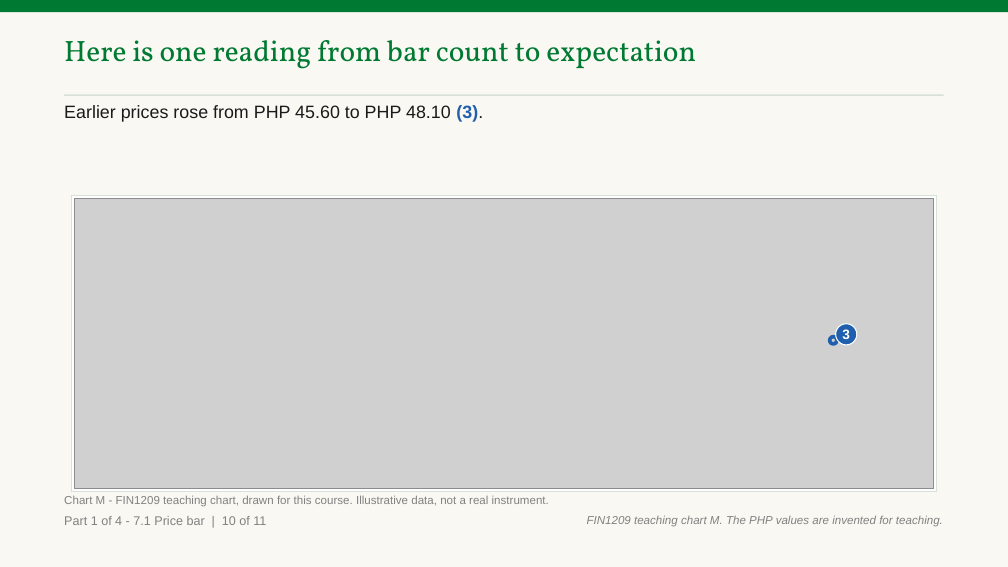
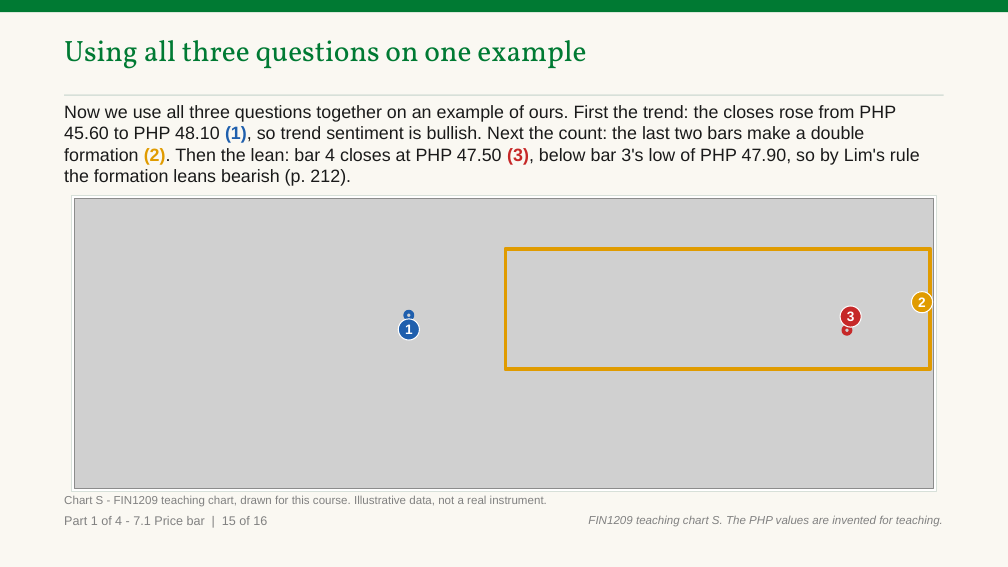
Before and after one commit to benjiesotelo-sudo/Telos_FIN1209, a slide deck: slide 29 of chapter-07/FIN1209-Chapter-07.pptx (slide 24 before the commit). Drawn at 1008x567 pixels with LibreOffice and Linux fonts; fonts in the diff are those of the drawing; grey boxes stand for pictures. Boxes give left, top, right and bottom in pixels: in the first picture for what was removed or moved away, otherwise in the second. Text is boxed around its words. In the diff, an @@ line names an element or a change of style, - is before the commit and + after.

```diff
--- a/chapter-07/FIN1209-Chapter-07.pptx
+++ b/chapter-07/FIN1209-Chapter-07.pptx
@@ text at (x1=64, y1=40, x2=586, y2=69): text changed @@
-Here is one reading from bar count to expectation
+Using all three questions on one example
@@ text at (x1=64, y1=105, x2=920, y2=186): text changed @@
-Earlier prices rose from PHP 45.60 to PHP 48.10 (3).
+Now we use all three questions together on an example of ours. First the trend: the closes rose from PHP 45.60 to PHP 48.10 (1), so trend sentiment is bullish. Next the count: the last two bars make a double formation (2). Then the lean: bar 4 closes at PHP 47.50 (3), below bar 3's low of PHP 47.90, so by Lim's rule the formation leans bearish (p. 212).
@@ rectangle added at (x1=506, y1=249, x2=931, y2=369), outline #E09B00 3.5 pt @@
@@ ellipse added at (x1=912, y1=292, x2=933, y2=313), fill #E09B00, outline #FFFFFF 1 pt, 13 pt, text #FFFFFF, bold @@
+2
@@ ellipse added at (x1=399, y1=319, x2=420, y2=340), fill #1F5FAD, outline #FFFFFF 1 pt, 13 pt, text #FFFFFF, bold @@
+1
@@ ellipse added at (x1=405, y1=312, x2=413, y2=319), outline #1F5FAD 3.5 pt @@
@@ ellipse "3" moved from (x1=836, y1=324, x2=857, y2=345) to (x1=840, y1=306, x2=861, y2=327) @@
@@ ellipse "3" at (x1=840, y1=306, x2=861, y2=327): fill #1F5FAD to #C62828 @@
@@ ellipse moved from (x1=830, y1=337, x2=837, y2=344) to (x1=843, y1=327, x2=851, y2=334) @@
@@ ellipse at (x1=843, y1=327, x2=851, y2=334): outline #1F5FAD 3.5 pt to #C62828 3.5 pt @@
@@ text at (x1=64, y1=495, x2=547, y2=507): text changed @@
-Chart M - FIN1209 teaching chart, drawn for this course. Illustrative data, not a real instrument.
+Chart S - FIN1209 teaching chart, drawn for this course. Illustrative data, not a real instrument.
@@ text at (x1=64, y1=516, x2=267, y2=525): text changed @@
-Part 1 of 4 - 7.1 Price bar | 10 of 11
+Part 1 of 4 - 7.1 Price bar | 15 of 16
@@ text at (x1=588, y1=515, x2=943, y2=527): text changed @@
-FIN1209 teaching chart M. The PHP values are invented for teaching.
+FIN1209 teaching chart S. The PHP values are invented for teaching.
```
Also in this commit, not shown: 18 other slides changed, 10 slides added, 5 slides removed, 4 other files.
